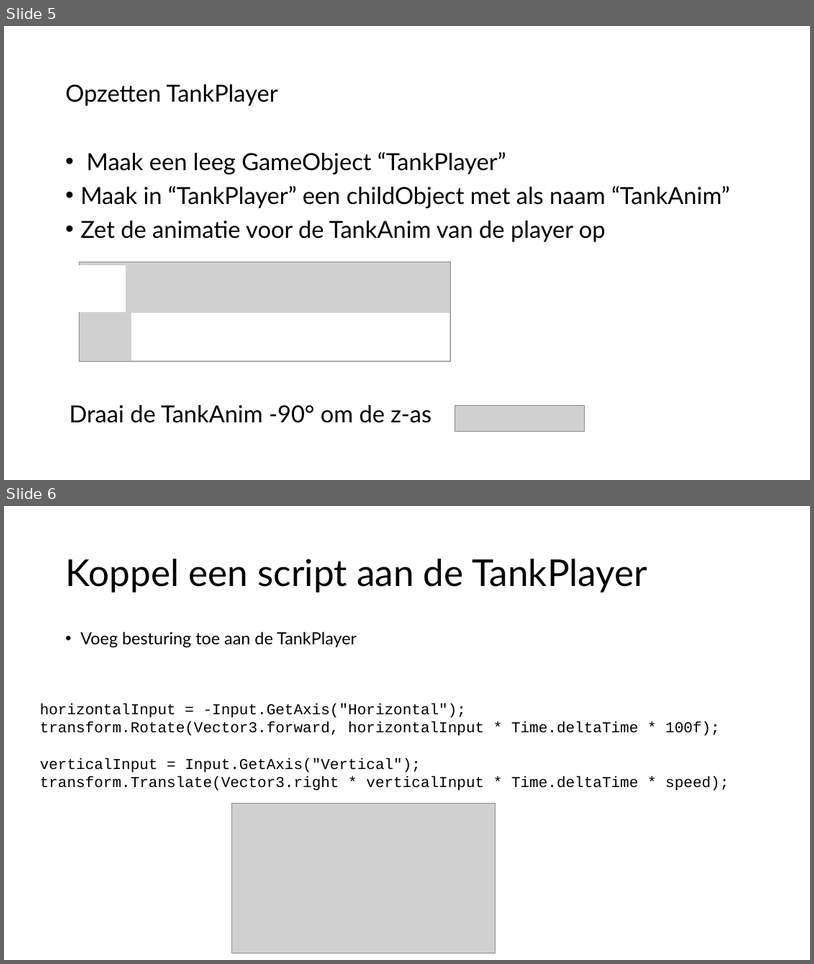
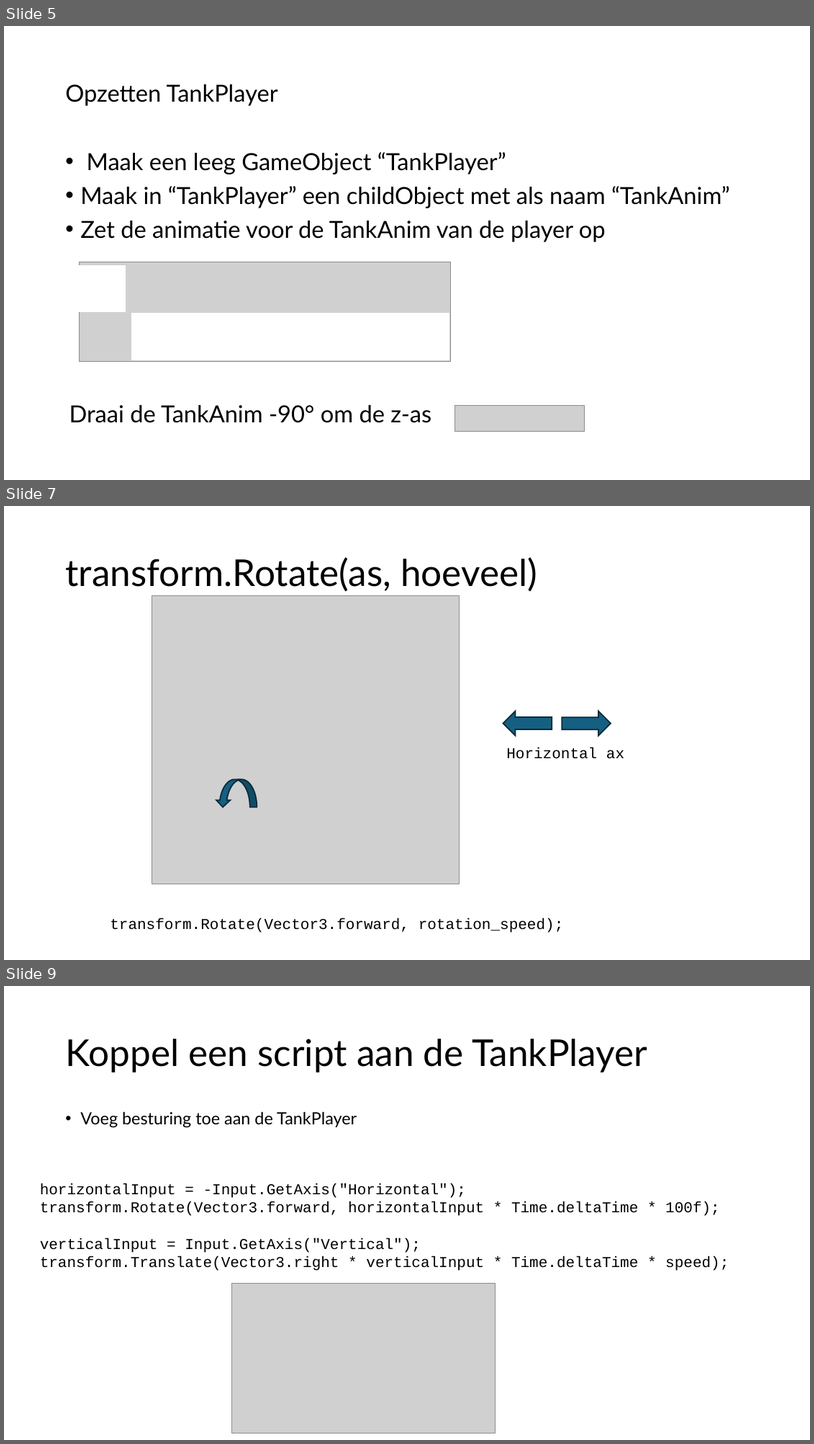
Before and after one commit to djsjollema/lessen-gamedevelopment, a slide deck: M4/GDV_2D_Gym/les4/m4-gym2d-les4.pptx. Shown one above the other, each under a label of ours: slides 5 and 6 before the commit, slides 5, 7 and 9 after it; the slides between them are not shown. The pictures are 814x964 and 814x1444 pixels, drawn with LibreOffice and Linux fonts; fonts in the diff are those of the drawing; grey boxes stand for pictures. Boxes give left, top, right and bottom in pixels: in the first picture for what was removed or moved away, otherwise in the second. Text is boxed around its words. In the diff, an @@ line names an element or a change of style, - is before the commit and + after.

```diff
--- a/M4/GDV_2D_Gym/les4/m4-gym2d-les4.pptx
+++ b/M4/GDV_2D_Gym/les4/m4-gym2d-les4.pptx
@@ slide 7 added at (4, 506, 810, 960), background #FFFFFF @@
@@ title added at (65, 557, 538, 592), 44 pt, text #000000 @@
+transform.Rotate(as, hoeveel)
@@ picture added at (152, 595, 460, 883) @@
@@ left arrow added at (504, 711, 553, 735), fill #156082, outline #092A39 1.5 pt @@
@@ left arrow added at (563, 711, 612, 735), fill #156082, outline #092A39 1.5 pt @@
@@ text added at (507, 747, 625, 759), 18 pt, text #000000 @@
+Horizontal ax
@@ curved up arrow added at (216, 780, 257, 807), fill #156082, outline #092A39 1.5 pt @@
@@ text added at (110, 918, 564, 932), 18 pt, text #000000 @@
+transform.Rotate(Vector3.forward, rotation_speed);
@@ what was slide 6 is now slide 9 @@
```
Also in this commit, not shown: 2 other slides added, 1 other file.
